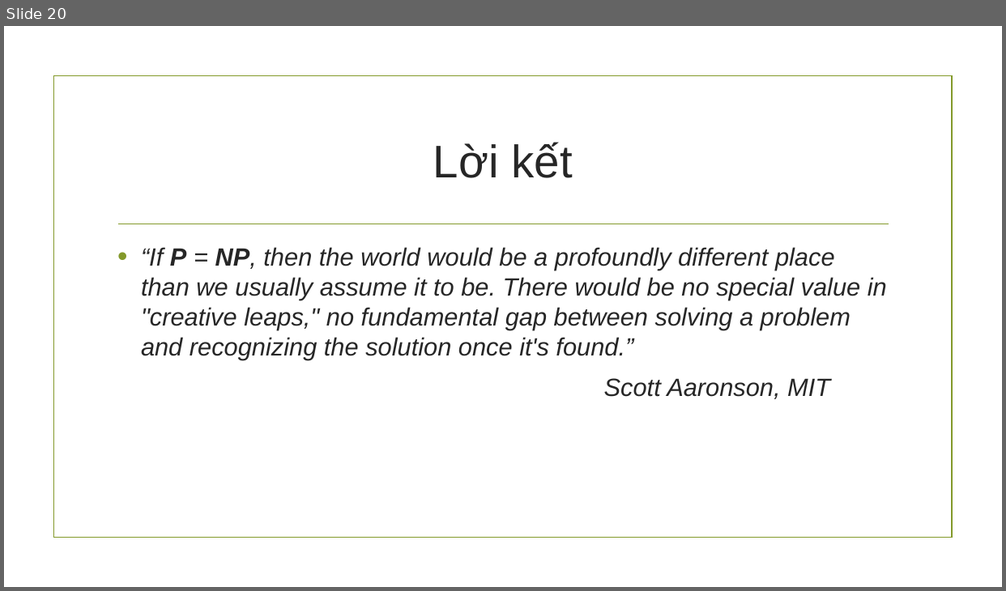
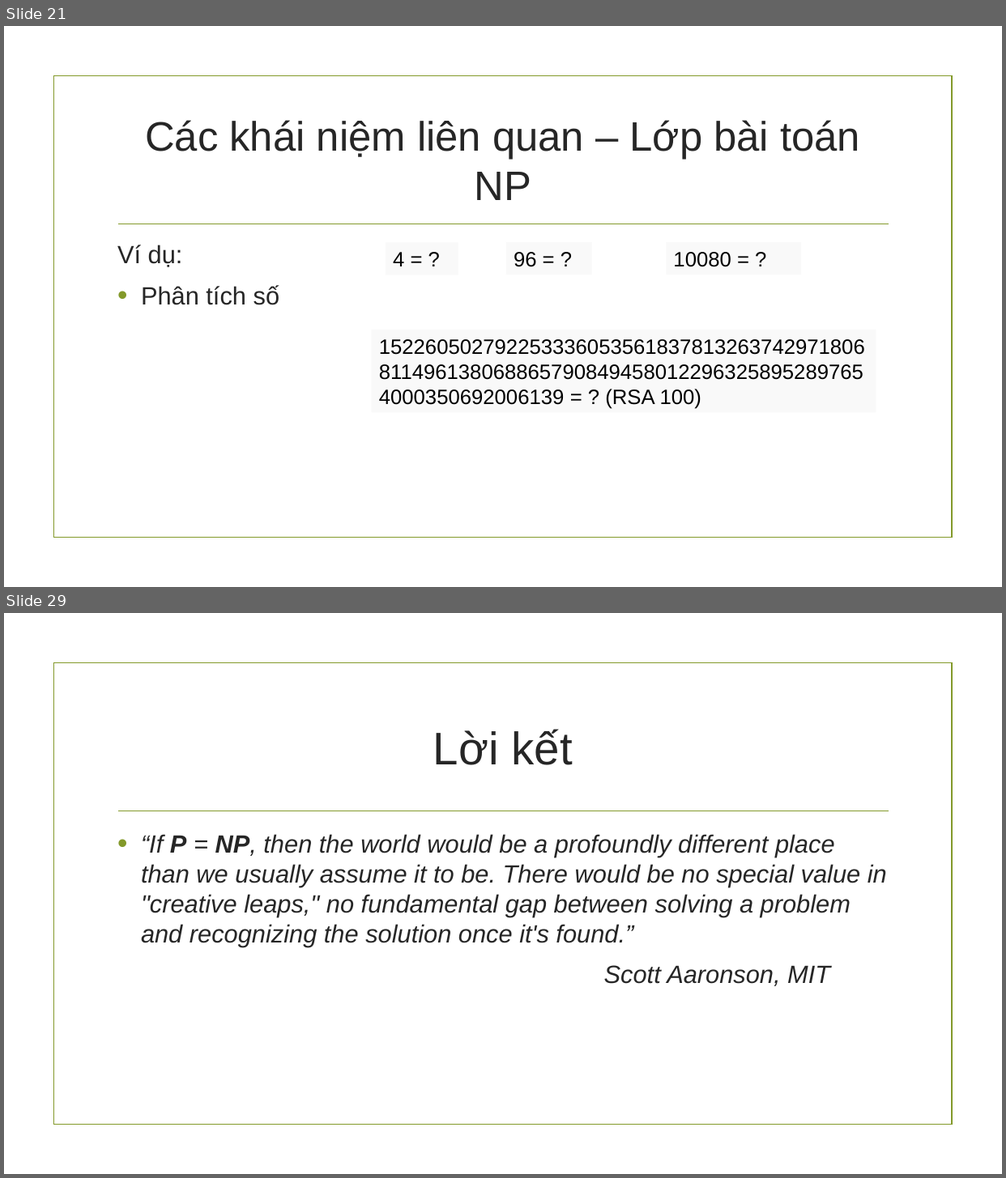
Before and after one commit to hungnguyen0606/PvsNP, a slide deck: Báo cáo đồ án cuối kì.pptx. Shown one above the other, each under a label of ours: slide 20 before the commit, slides 21 and 29 after it; the slides between them are not shown. The pictures are 1006x591 and 1006x1178 pixels, drawn with LibreOffice and Linux fonts; fonts in the diff are those of the drawing; background and template pictures are left out. Boxes give left, top, right and bottom in pixels: in the first picture for what was removed or moved away, otherwise in the second. Text is boxed around its words. In the diff, an @@ line names an element or a change of style, - is before the commit and + after.

```diff
--- a/Báo cáo đồ án cuối kì.pptx
+++ b/Báo cáo đồ án cuối kì.pptx
@@ slide 21 added at (4, 26, 1002, 587), background picture (left out); not listed: 2 template elements that a slide beside it also shows @@
@@ title added at (145, 120, 860, 200), 39.6 pt, text #262626 @@
+Các khái niệm liên quan – Lớp bài toán NP
@@ text added at (117, 245, 280, 305), 24 pt, text #262626 @@
+Ví dụ:
+• Phân tích số
@@ text added at (393, 252, 404, 267), 20 pt, text #000000 @@
+4 = ?
@@ text added at (513, 252, 537, 267), 20 pt, text #000000 @@
+96 = ?
@@ text added at (673, 252, 731, 267), 20 pt, text #000000 @@
+10080 = ?
@@ text added at (605, 389, 701, 409), 20 pt, text #000000 @@
+1522605027922533360535618378132637429718068114961380688657908494580122963258952897654000350692006139 = ? (RSA 100)
@@ what was slide 20 is now slide 29 @@
```
Also in this commit, not shown: 13 slides changed, 8 other slides added, 1 other file.
